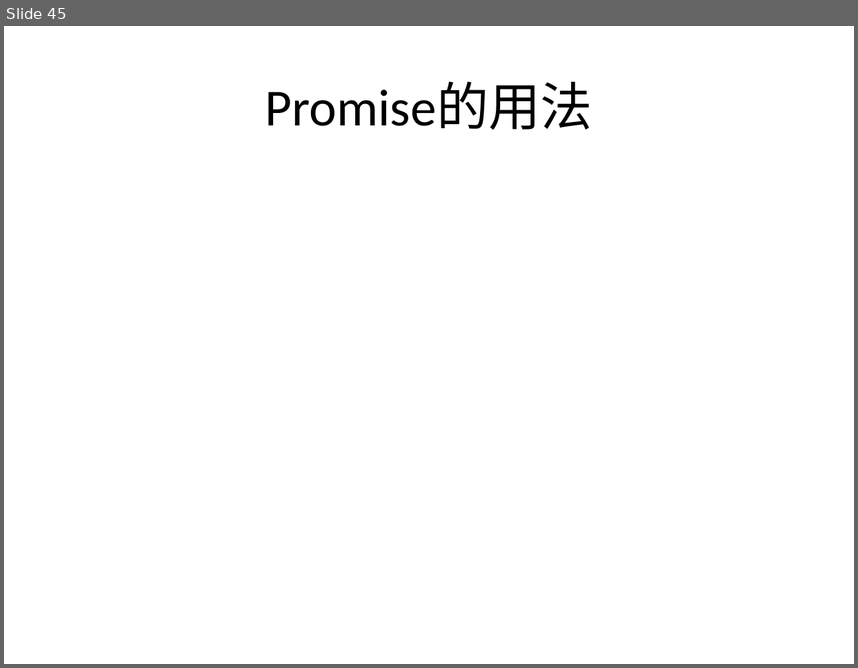
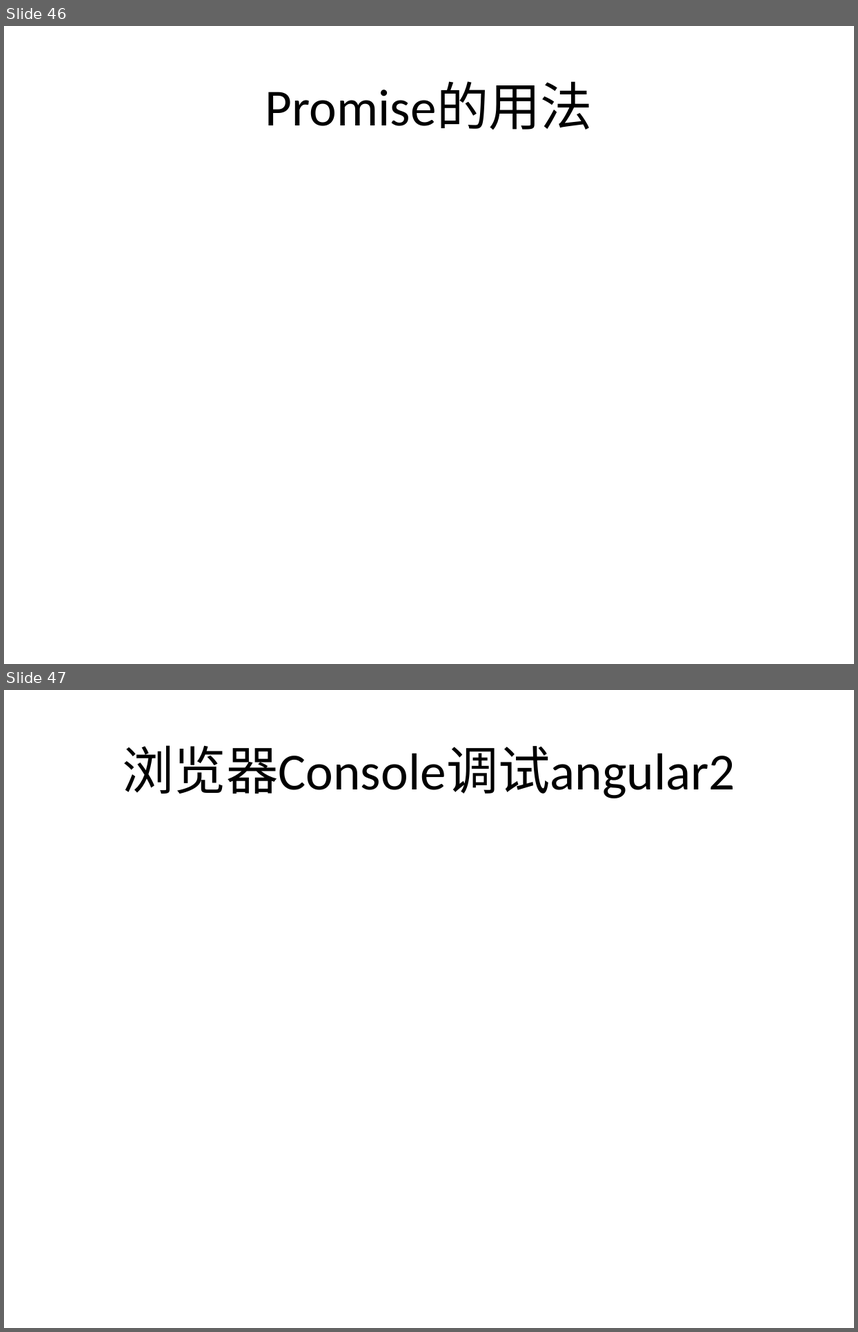
Before and after one commit to jasonLiu001/ng-study-ppt-files, a slide deck: files/Angular2.pptx. Shown one above the other, each under a label of ours: slide 45 before the commit, slides 46 and 47 after it. The pictures are 858x668 and 858x1332 pixels, drawn with LibreOffice and Linux fonts; fonts in the diff are those of the drawing. Boxes give left, top, right and bottom in pixels: in the first picture for what was removed or moved away, otherwise in the second. Text is boxed around its words. In the diff, an @@ line names an element or a change of style, - is before the commit and + after.

```diff
--- a/files/Angular2.pptx
+++ b/files/Angular2.pptx
@@ slide 47 added at (x1=4, y1=690, x2=854, y2=1328), background #CBE9CF @@
@@ title added at (x1=123, y1=745, x2=735, y2=798), 44 pt, text #000000 @@
+浏览器Console调试angular2
@@ what was slide 45 is now slide 46 @@
```
Also in this commit, not shown: 44 other slides changed, 3 other slides added.
